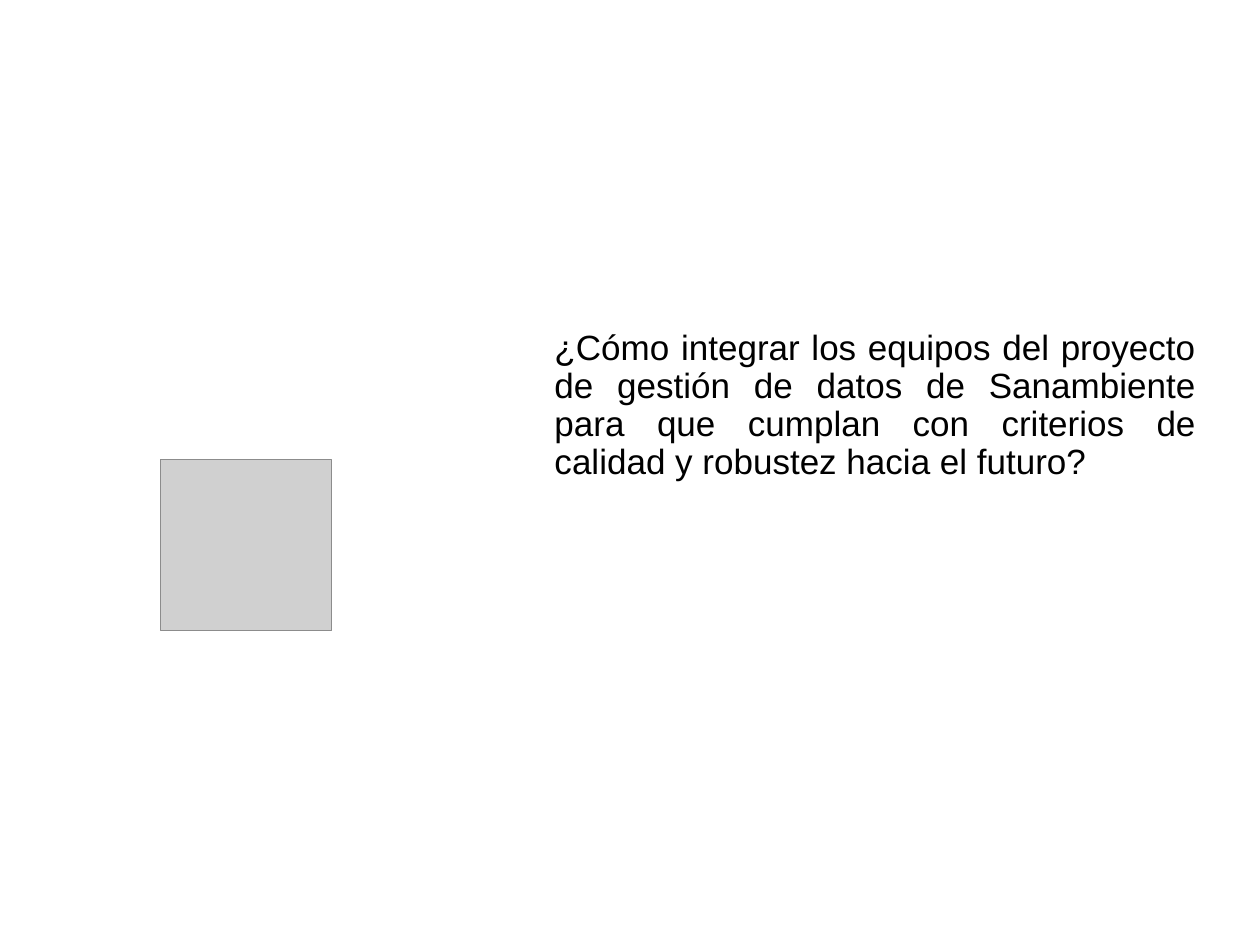
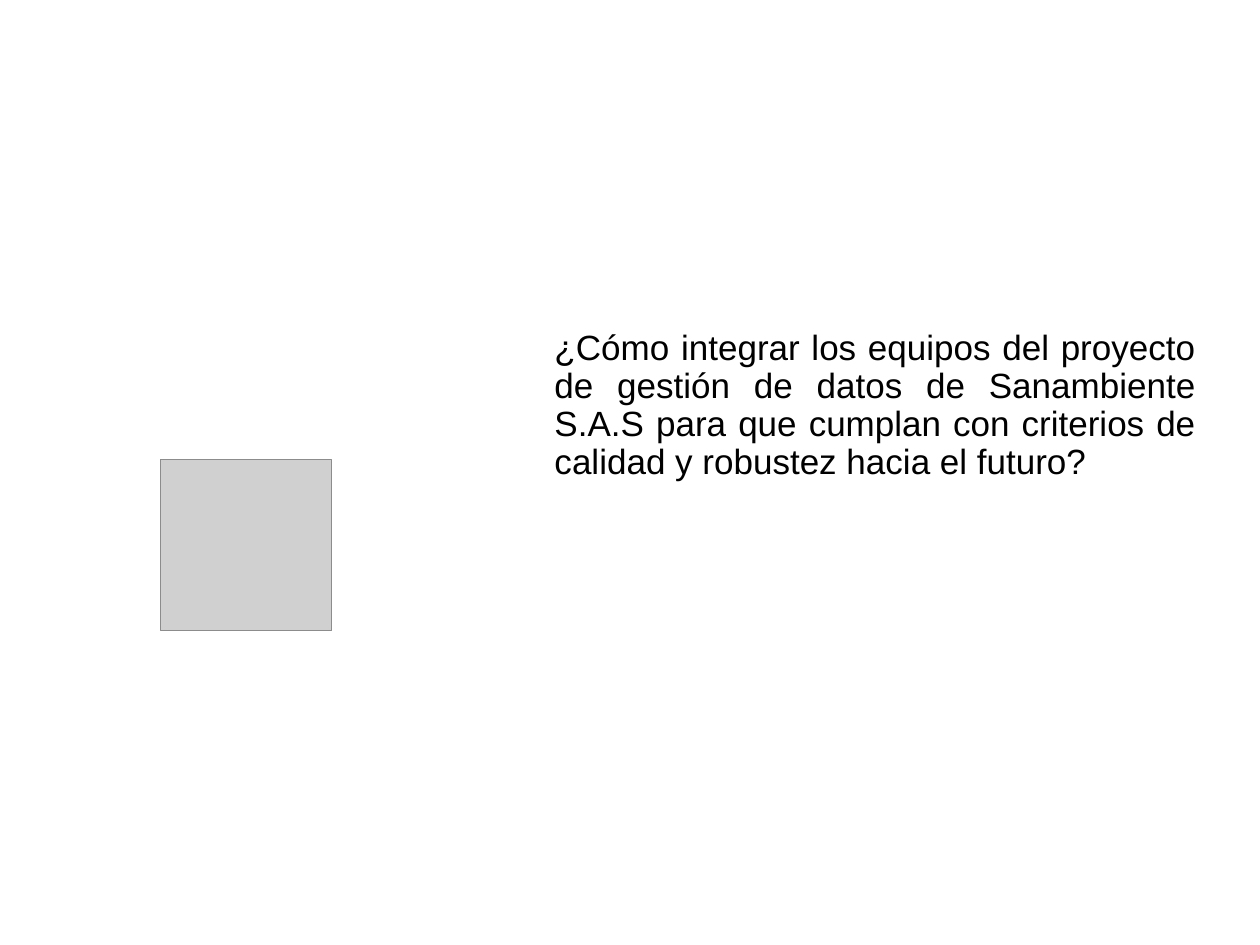
Before and after one commit to cristianpazu/Proyecto-Sanambiente, a slide deck: slide 7 of Documento(s) de proyecto de grado/Presentación del proyecto de grado.pptx. Drawn at 1260x945 pixels with LibreOffice and Linux fonts; fonts in the diff are those of the drawing; grey boxes stand for pictures; background and template pictures are left out. Boxes give left, top, right and bottom in pixels: in the first picture for what was removed or moved away, otherwise in the second. Text is boxed around its words. In the diff, an @@ line names an element or a change of style, - is before the commit and + after.

```diff
--- a/Documento(s) de proyecto de grado/Presentación del proyecto de grado.pptx
+++ b/Documento(s) de proyecto de grado/Presentación del proyecto de grado.pptx
@@ text at box(554, 334, 1195, 480): text changed @@
-¿Cómo integrar los equipos del proyecto de gestión de datos de Sanambiente para que cumplan con criterios de calidad y robustez hacia el futuro?
+¿Cómo integrar los equipos del proyecto de gestión de datos de Sanambiente S.A.S para que cumplan con criterios de calidad y robustez hacia el futuro?
```
Also in this commit, not shown: 17 other slides changed, 5 slides added.
